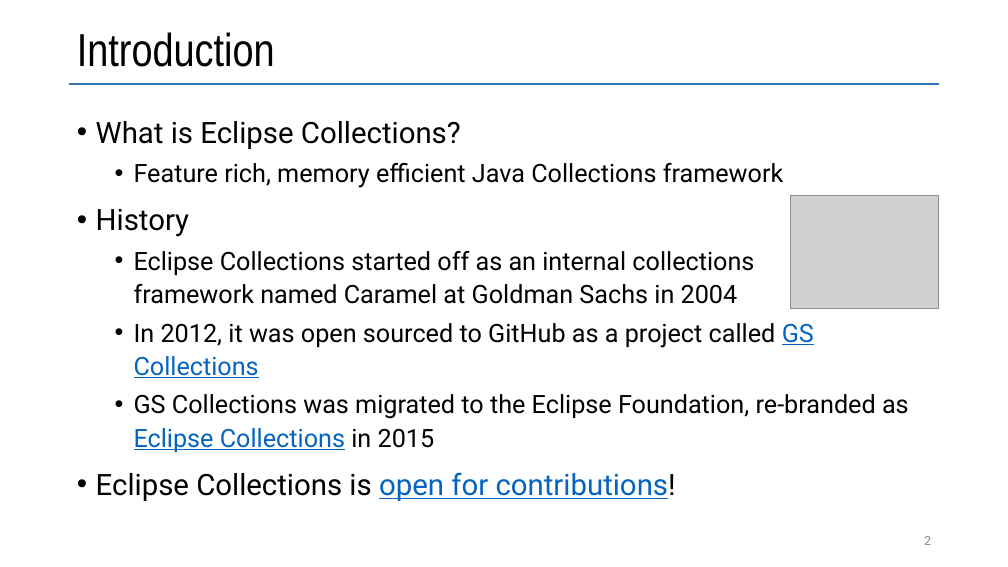
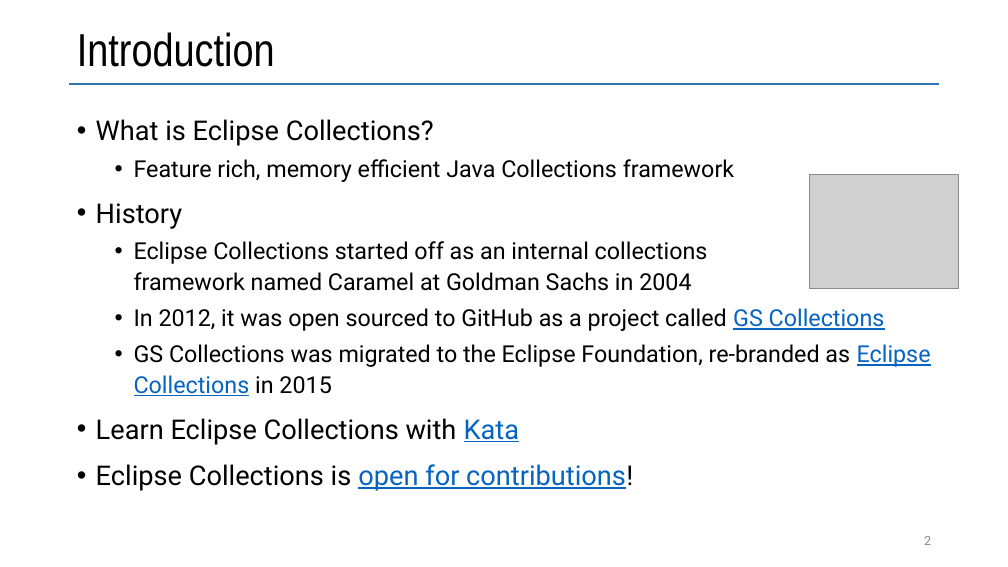
Before and after one commit to vmzakharov/refactor-to-ec, a slide deck: slide 2 of docs/RefactorToEcIntro.pptx. Drawn at 1008x567 pixels with LibreOffice and Linux fonts; fonts in the diff are those of the drawing; grey boxes stand for pictures. Boxes give left, top, right and bottom in pixels: in the first picture for what was removed or moved away, otherwise in the second. Text is boxed around its words. In the diff, an @@ line names an element or a change of style, - is before the commit and + after.

Commit message:
Added memory comparison graphs

```diff
--- a/docs/RefactorToEcIntro.pptx
+++ b/docs/RefactorToEcIntro.pptx
@@ text at box(96, 119, 931, 491): size 28 to 25.9 pt in "What is Eclipse Collections?", "History", "Eclipse Collections is open for contributions!"; size 24 to 22.2 pt in "Feature rich, memory efficient Java Collections framework", "Eclipse Collections started off as an internal ...", "In 2012, it was open sourced to ...", "GS Collections was migrated to the Eclipse ..." @@
@@ picture: place and size @@
-picture at box(790, 195, 939, 309)
+picture at box(810, 175, 959, 288)
@@ text at box(96, 418, 520, 445): paragraph added @@
+• Learn Eclipse Collections with Kata
```
Also in this commit, not shown: 3 other slides changed, 1 other file.
